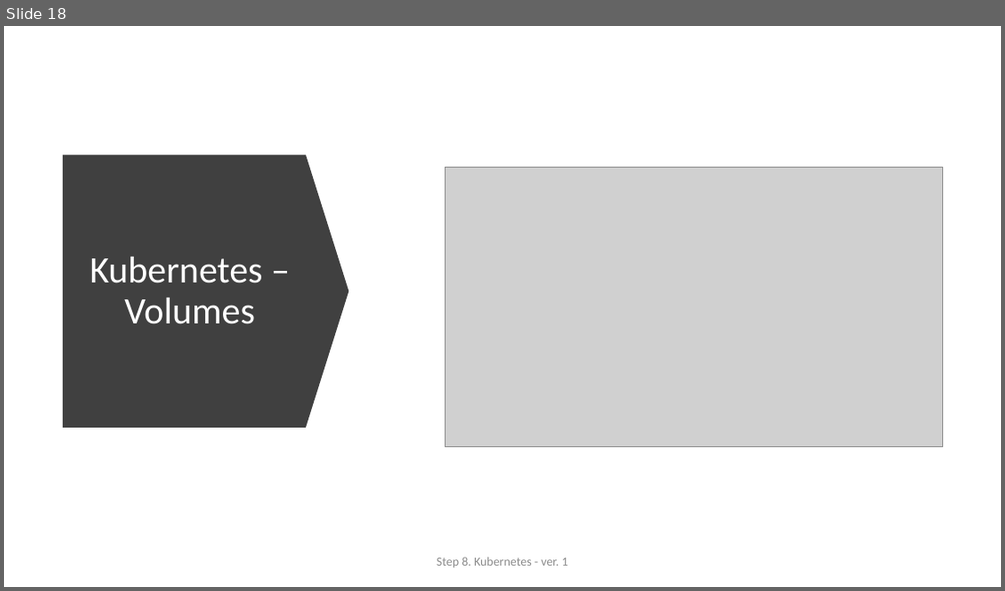
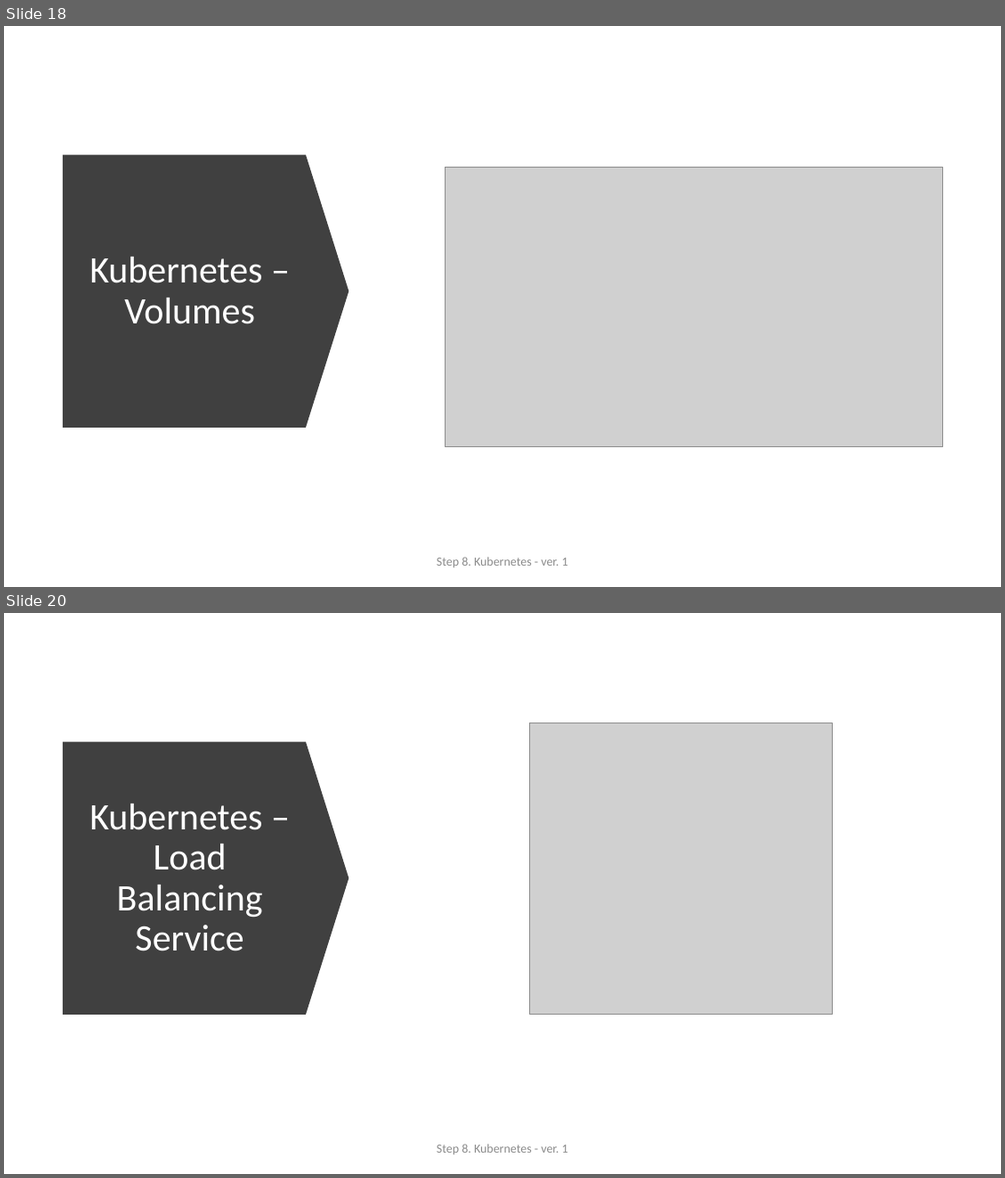
Before and after one commit to ext4dmin/DevOps-Mentorship, a slide deck: Step08-Kubernetes_presentation.pptx. Shown one above the other, each under a label of ours: slide 18 before the commit, slides 18 and 20 after it; the slides between them are not shown. The pictures are 1005x591 and 1005x1178 pixels, drawn with LibreOffice and Linux fonts; fonts in the diff are those of the drawing; grey boxes stand for pictures. Boxes give left, top, right and bottom in pixels: in the first picture for what was removed or moved away, otherwise in the second. Text is boxed around its words. In the diff, an @@ line names an element or a change of style, - is before the commit and + after.

Commit message:
Step 7. Containerization 8. Kubernetes
Done

```diff
--- a/Step08-Kubernetes_presentation.pptx
+++ b/Step08-Kubernetes_presentation.pptx
@@ slide 20 added at [4, 613, 1001, 1174], background #FFFFFF @@
@@ down arrow added at [63, 742, 349, 1014], fill #404040 @@
@@ picture added at [530, 723, 832, 1014] @@
@@ title added at [89, 803, 263, 951], 36 pt, text #FFFFFF @@
+Kubernetes – Load Balancing Service
@@ text added at [437, 1143, 568, 1154], 12 pt, text #8C8C8C @@
+Step 8. Kubernetes - ver. 1
```
Also in this commit, not shown: 1 slide changed, 3 other slides added, 1 other file.
